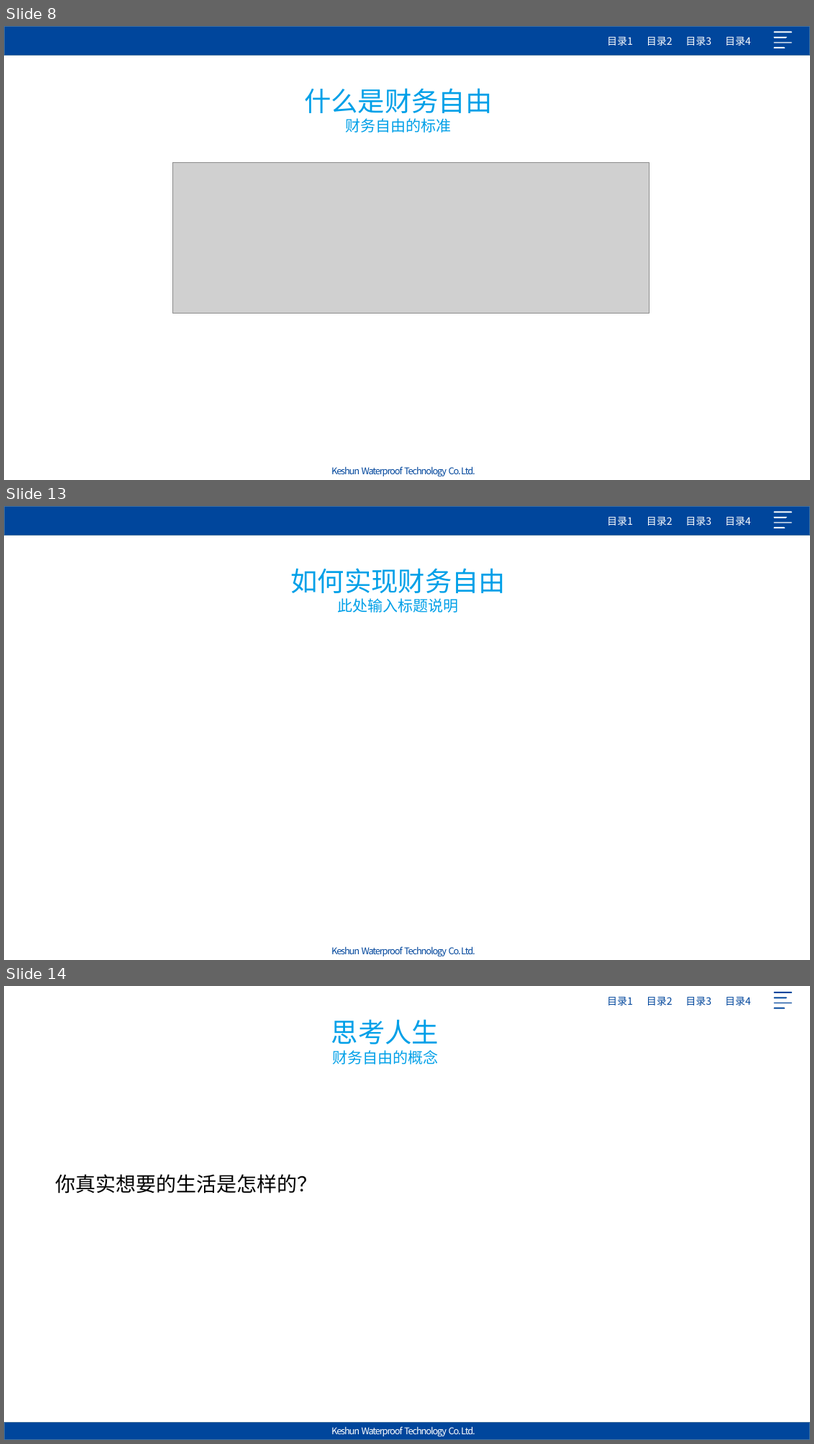
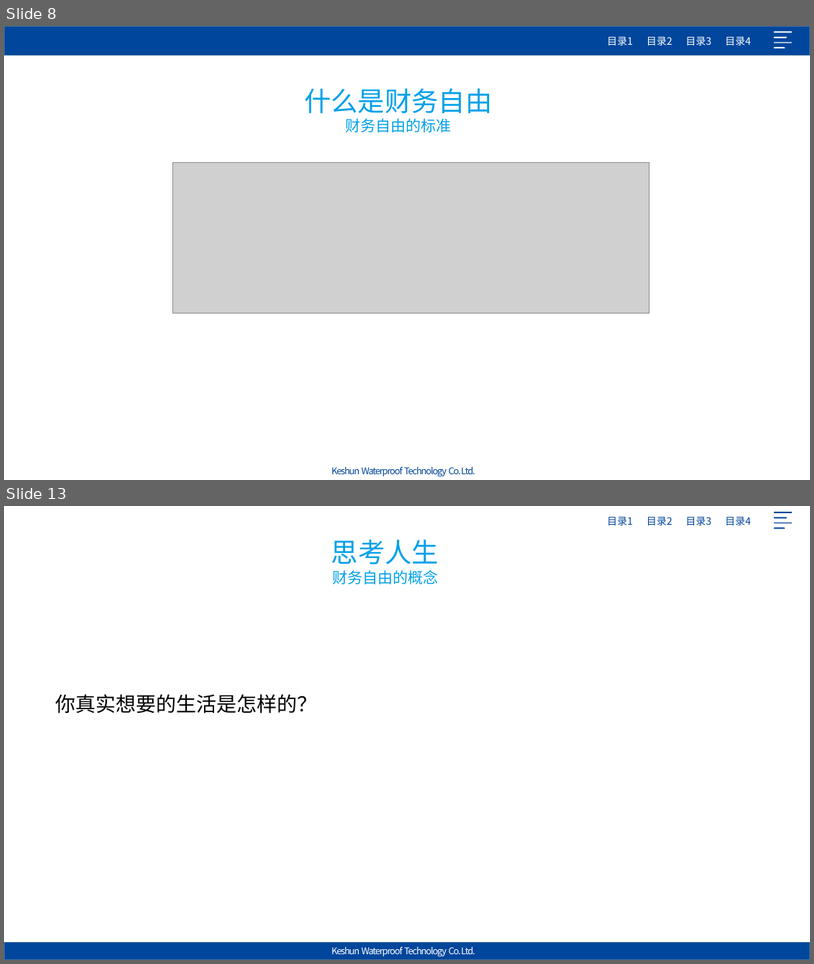
Before and after one commit to Jack-liangqihua/ABAP_CODER, a slide deck: 专题研究/晨会主题/201904财务自由.pptx. Shown one above the other, each under a label of ours: slides 8, 13 and 14 before the commit, slides 8 and 13 after it; the slides between them are not shown. The pictures are 814x1444 and 814x964 pixels, drawn with LibreOffice and Linux fonts; fonts in the diff are those of the drawing; grey boxes stand for pictures; background and template pictures are left out. Boxes give left, top, right and bottom in pixels: in the first picture for what was removed or moved away, otherwise in the second. Text is boxed around its words. In the diff, an @@ line names an element or a change of style, - is before the commit and + after.

```diff
--- a/专题研究/晨会主题/201904财务自由.pptx
+++ b/专题研究/晨会主题/201904财务自由.pptx
@@ slide 13 removed at (4, 506, 810, 960), background picture (left out); not listed: 4 template elements that a slide beside it also shows @@
@@ text removed at (291, 568, 506, 613) @@
-如何实现财务自由
-此处输入标题说明
@@ what was slide 14 is now slide 13 @@
```
Also in this commit, not shown: 7 slides changed, 1 slide added, 5 other slides removed.
